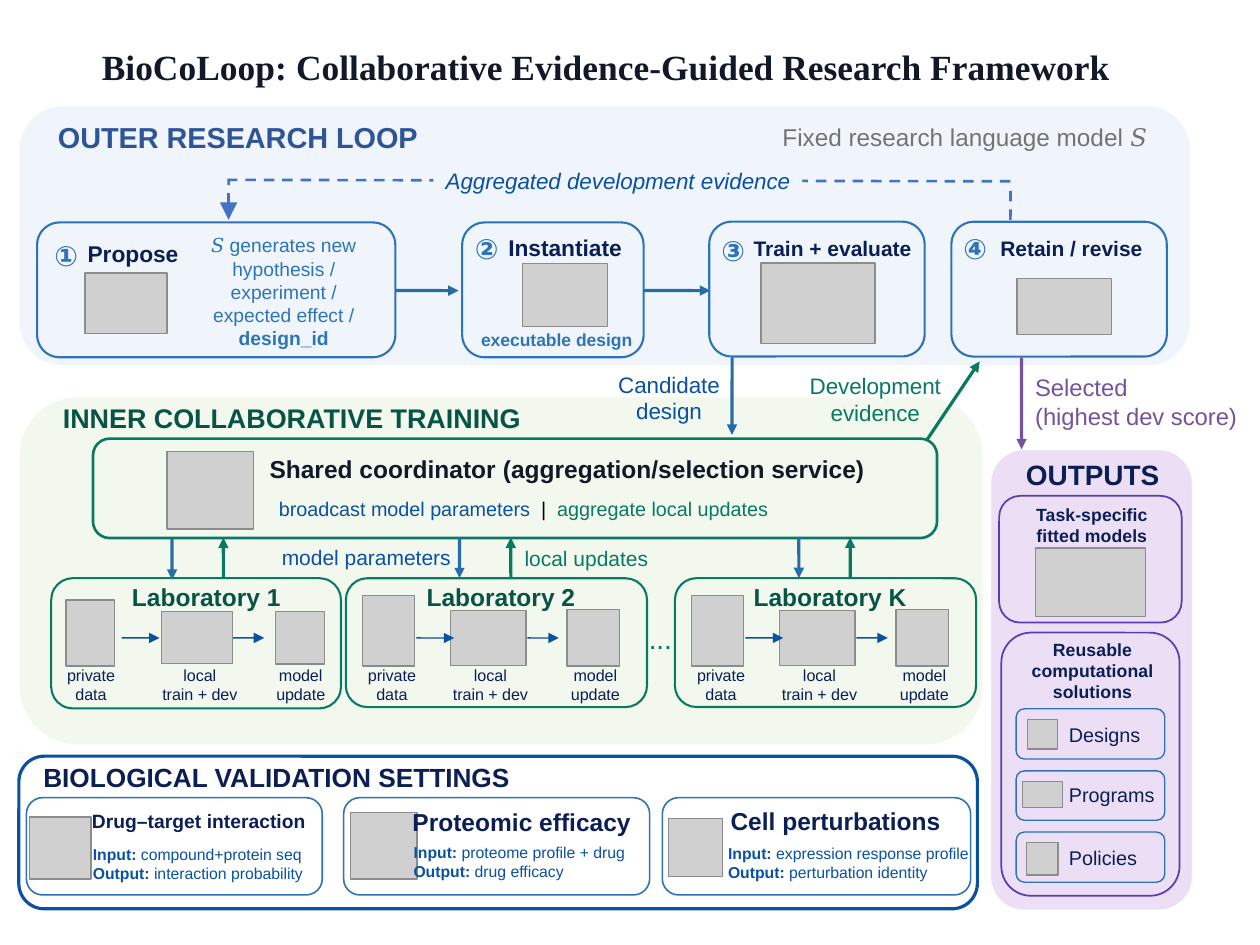
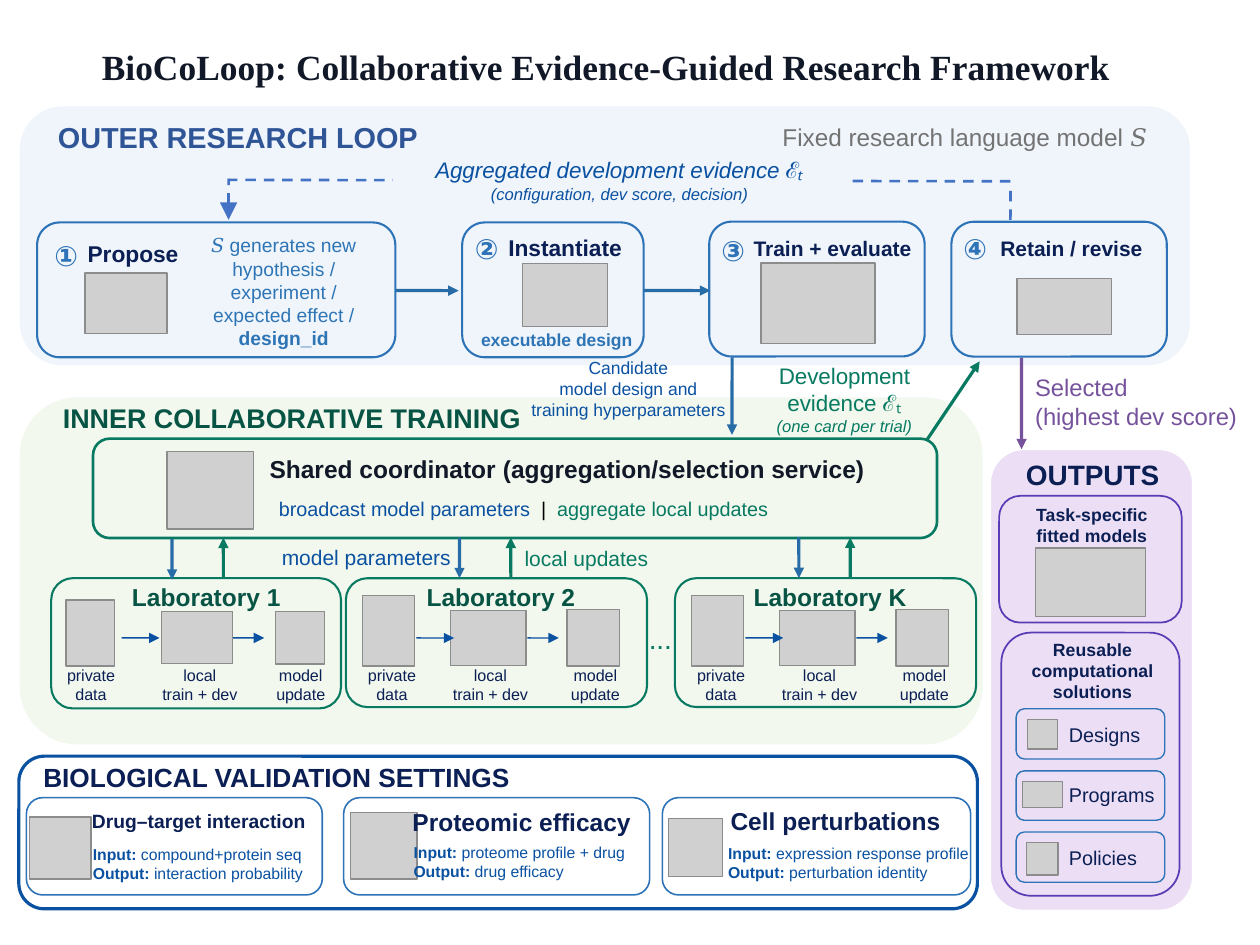
Before and after one commit to yukai2007/AI4AI4Cell, a slide deck: slide 1 of figures/biocoloop_framework_v3.pptx. Drawn at 1260x945 pixels with LibreOffice and Linux fonts; fonts in the diff are those of the drawing; grey boxes stand for pictures. Boxes give left, top, right and bottom in pixels: in the first picture for what was removed or moved away, otherwise in the second. Text is boxed around its words. In the diff, an @@ line names an element or a change of style, - is before the commit and + after.

Commit message:
State the evidence set and the configuration terms in Figure 2
Figure 2 still carried the terms 'Candidate recipe', 'Development
evidence' and 'Aggregated development evidence' that the method text no
longer uses.  The three arrow labels are rebuilt from the author deck: the
down arrow reads Candidate / model design and training hyperparameters, the
up arrow reads Development evidence E_t / (one card per trial), and the
feedback arrow reads Aggregated development evidence E_t / (configuration,
dev score, decision).  The retention label keeps the dev score term, which
Section 3.2 now also defines, and the caption defines the persistent
evidence set and the card contents.

```diff
--- a/figures/biocoloop_framework_v3.pptx
+++ b/figures/biocoloop_framework_v3.pptx
@@ text at (435, 161, 804, 204): text changed; size 12.8 to 9.5 pt @@
-Aggregated development evidence
+Aggregated development evidence ℰₜ
+(configuration, dev score, decision)
@@ text "Candidate": place and size @@
-text "Candidate" at (618, 376, 720, 424)
+text "Candidate" at (531, 361, 725, 420)
@@ text "Development": place and size @@
-text "Development" at (810, 377, 941, 422)
+text "Development" at (777, 367, 912, 436)
@@ text at (531, 382, 725, 420): text changed; size 12.8 to 10 pt @@
-design
+model design and
+training hyperparameters
@@ text at (589, 361, 669, 374): size 12.8 to 10 pt in "Candidate" @@
@@ text at (777, 394, 912, 436): text changed; size 12.8 to 9.5 pt; italic on @@
-evidence
+evidence ℰₜ
+(one card per trial)
```
Also in this commit, not shown: 9 other files.
